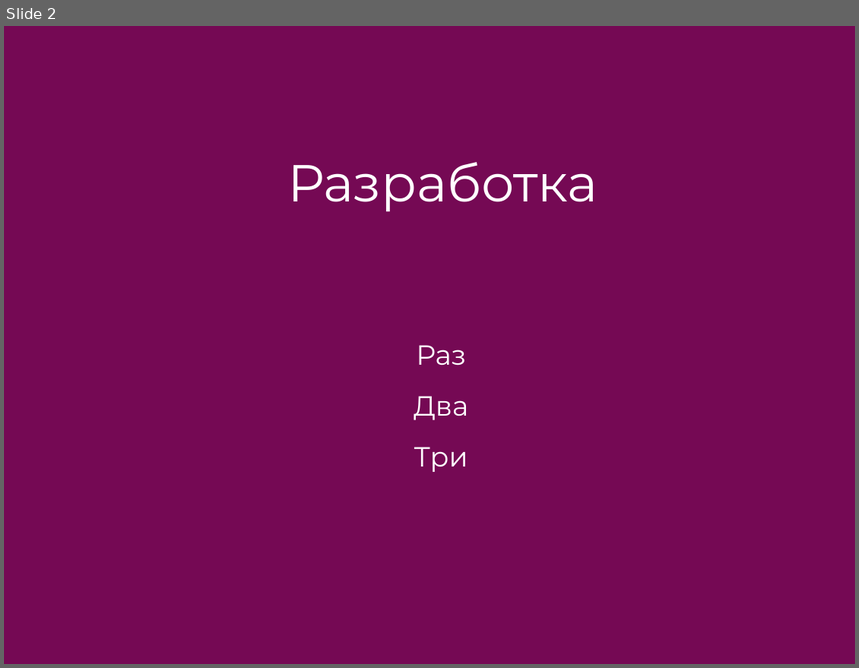
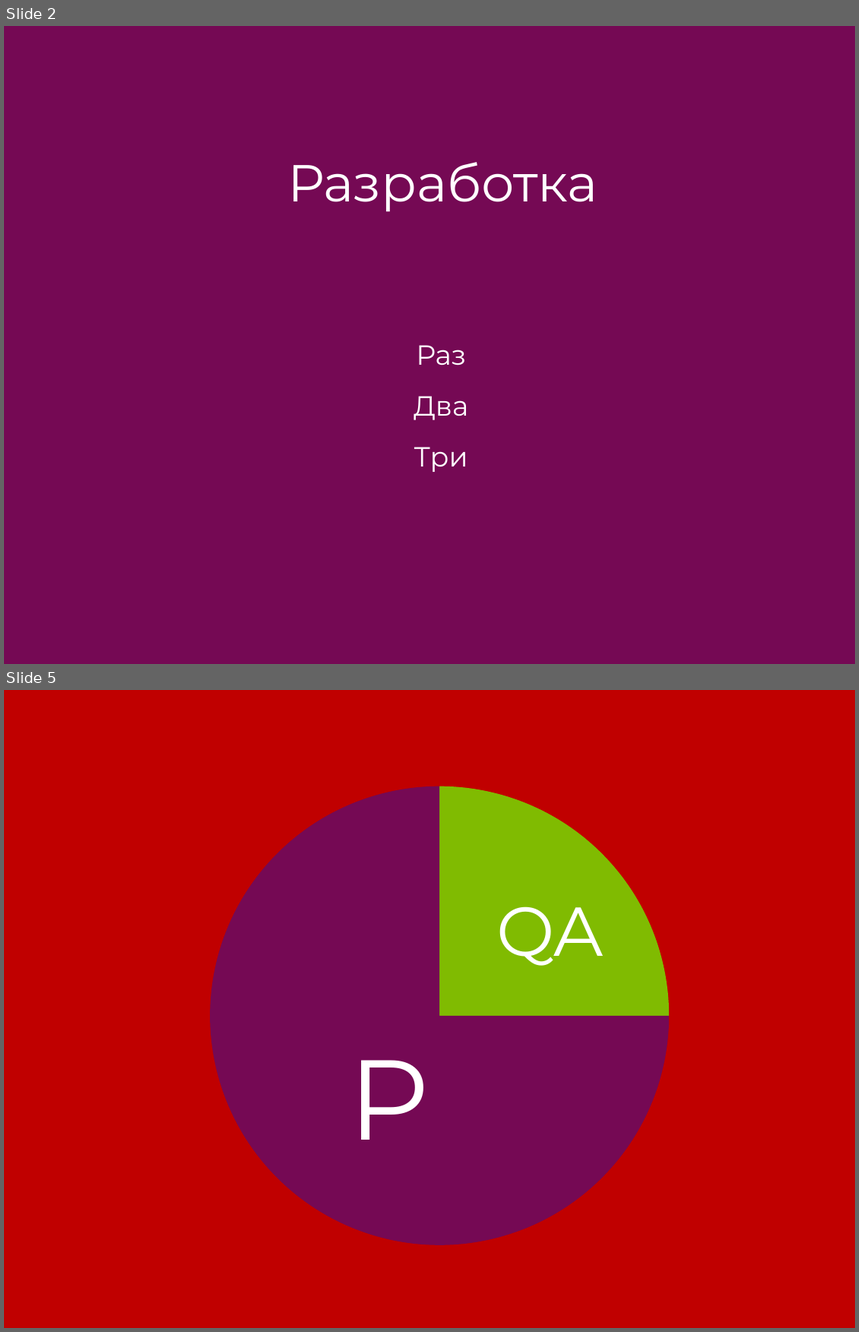
Before and after one commit to Nightblade73/SimpleAudioEditor, a slide deck: PP.pptx. Shown one above the other, each under a label of ours: slide 2 before the commit, slides 2 and 5 after it; the slides between them are not shown. The pictures are 859x668 and 859x1332 pixels, drawn with LibreOffice and Linux fonts; fonts in the diff are those of the drawing. Boxes give left, top, right and bottom in pixels: in the first picture for what was removed or moved away, otherwise in the second. Text is boxed around its words. In the diff, an @@ line names an element or a change of style, - is before the commit and + after.

```diff
--- a/PP.pptx
+++ b/PP.pptx
@@ slide 5 added at (4,690,855,1328), background #C00000 @@
@@ pie chart added at (88,774,791,1257) @@
+categories: 1, 2
+Series 1: 25, 75
@@ text added at (496,907,604,966), 58.5 pt, text #FFFFFF @@
+QA
@@ text added at (349,1060,430,1140), 96 pt, text #FFFFFF @@
+P
```
Also in this commit, not shown: 1 slide changed, 13 other slides added, 1 other file.
